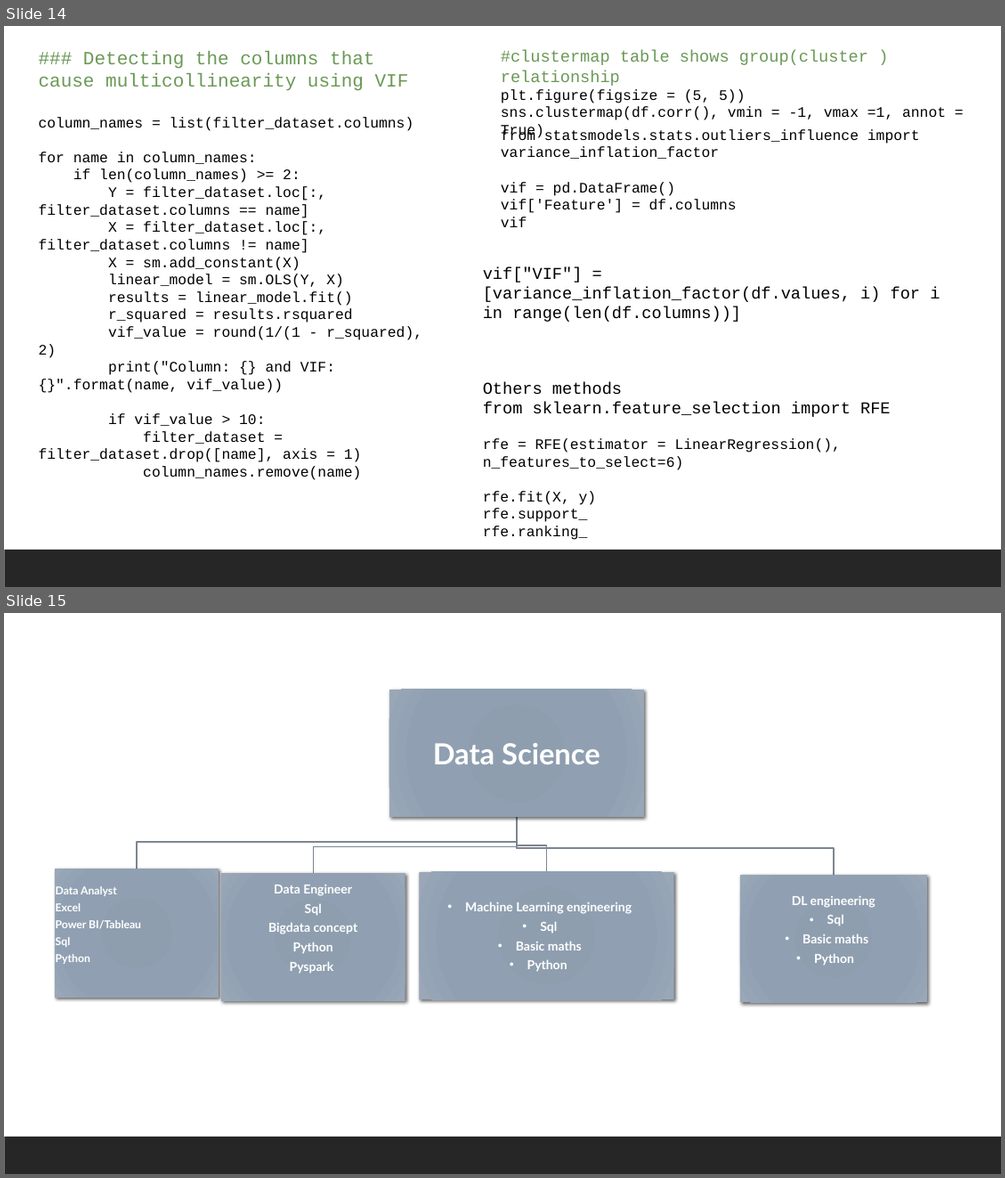
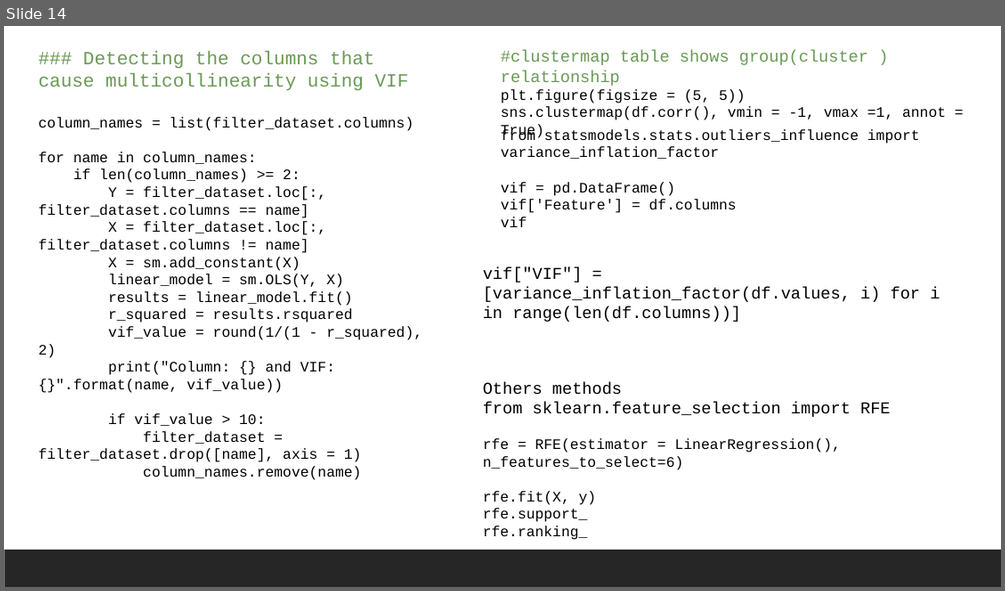
Before and after one commit to shahil04/ds_materials, a slide deck: 8.0_Machine Learning/ml_class/ml_class_notes/class_2_Linear Regression_class_2.pptx. Shown one above the other, each under a label of ours: slides 14 and 15 before the commit, slide 14 after it. The pictures are 1005x1178 and 1005x591 pixels, drawn with LibreOffice and Linux fonts; fonts in the diff are those of the drawing. Boxes give left, top, right and bottom in pixels: in the first picture for what was removed or moved away, otherwise in the second. Text is boxed around its words. In the diff, an @@ line names an element or a change of style, - is before the commit and + after.

```diff
--- a/8.0_Machine Learning/ml_class/ml_class_notes/class_2_Linear Regression_class_2.pptx
+++ b/8.0_Machine Learning/ml_class/ml_class_notes/class_2_Linear Regression_class_2.pptx
@@ slide 15 removed at (4,613,1001,1174), background #FFFFFF; not listed: 1 template element that a slide beside it also shows @@
@@ group removed at (55,690,927,1003): 5 rectangles, 5 texts, 4 freeform shapes @@
-Data Science
-Data Analyst
-Excel
-Power BI/Tableau
-Sql
-Python
-DL engineering
-• Sql
-• Basic maths
-• Python
-Data Engineer
-Sql
-Bigdata concept
-Python
-Pyspark
-• Machine Learning engineering
-• Sql
-• Basic maths
-• Python
```
Also in this commit, not shown: 35 other files.
